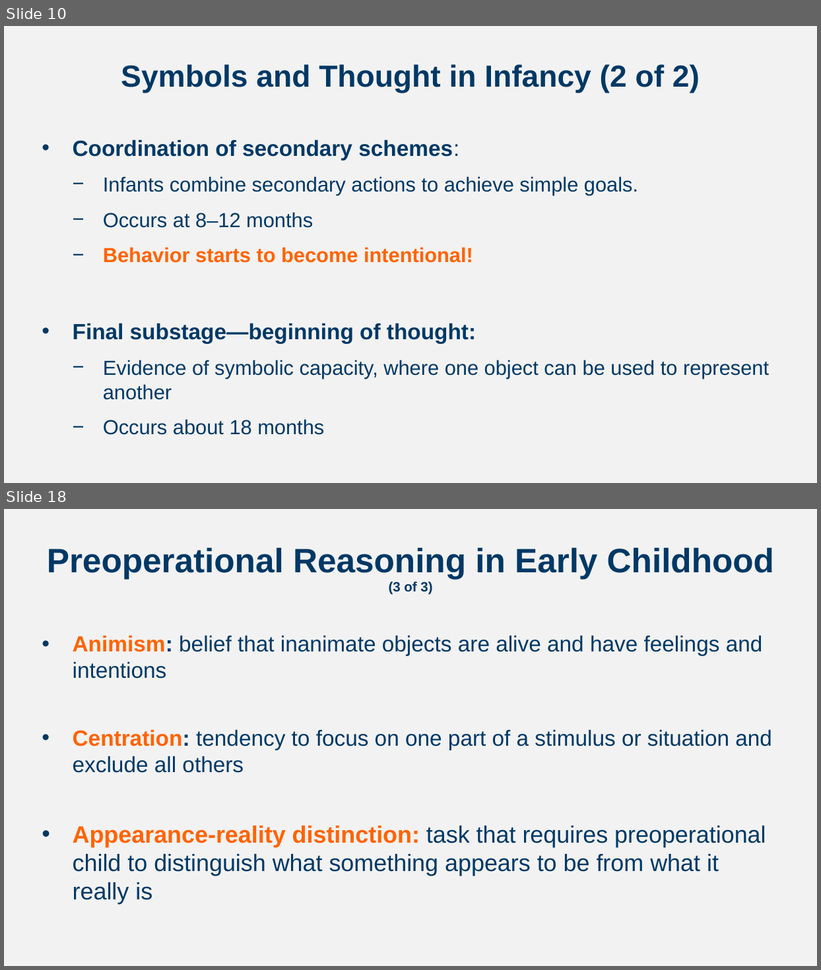
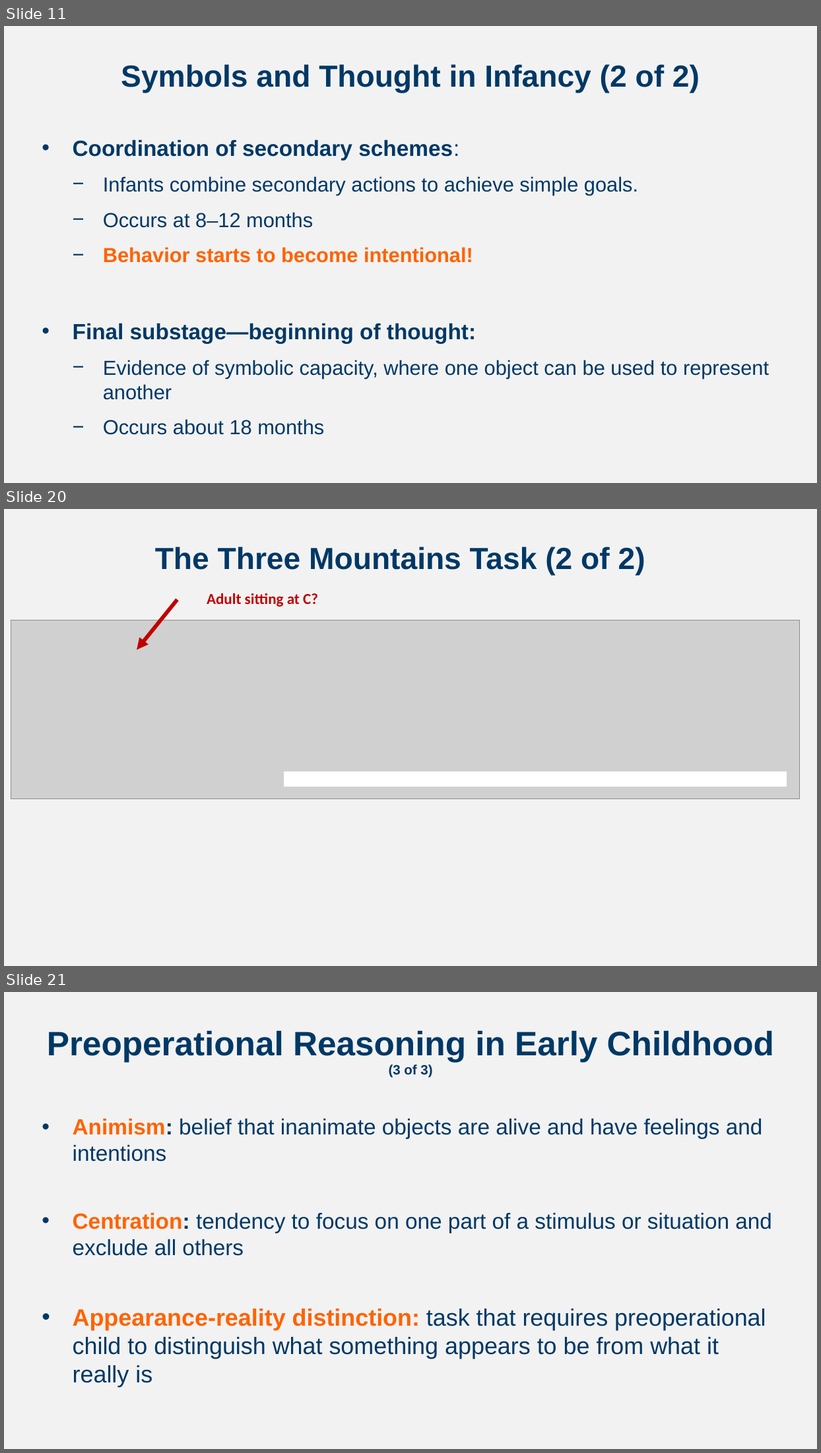
Before and after one commit to npm27/Teaching-Materials, a slide deck: Developmental Fall 23/Slides/Chapter 6.pptx. Shown one above the other, each under a label of ours: slides 10 and 18 before the commit, slides 11, 20 and 21 after it; the slides between them are not shown. The pictures are 821x970 and 821x1453 pixels, drawn with LibreOffice and Linux fonts; fonts in the diff are those of the drawing; grey boxes stand for pictures. Boxes give left, top, right and bottom in pixels: in the first picture for what was removed or moved away, otherwise in the second. Text is boxed around its words. In the diff, an @@ line names an element or a change of style, - is before the commit and + after.

```diff
--- a/Developmental Fall 23/Slides/Chapter 6.pptx
+++ b/Developmental Fall 23/Slides/Chapter 6.pptx
@@ slide 20 added at <box>4,509,817,966</box>, background #F2F2F2 @@
@@ title added at <box>155,547,646,575</box>, 36 pt, text #003865, bold @@
+The Three Mountains Task (2 of 2)
@@ arrow added from (177, 600) to (137, 650), #C00000 4.5 pt @@
@@ text added at <box>207,593,318,607</box>, 18 pt, text #C00000, bold @@
+Adult sitting at C?
@@ picture added at <box>11,621,800,800</box> @@
@@ rectangle added at <box>284,772,787,786</box>, fill #FFFFFF, outline #FFFFFF 1 pt @@
@@ what was slide 10 is now slide 11 @@
@@ what was slide 18 is now slide 21 @@
```
Also in this commit, not shown: 10 slides changed, 3 other slides added, 1 slide removed, 1 other file.
